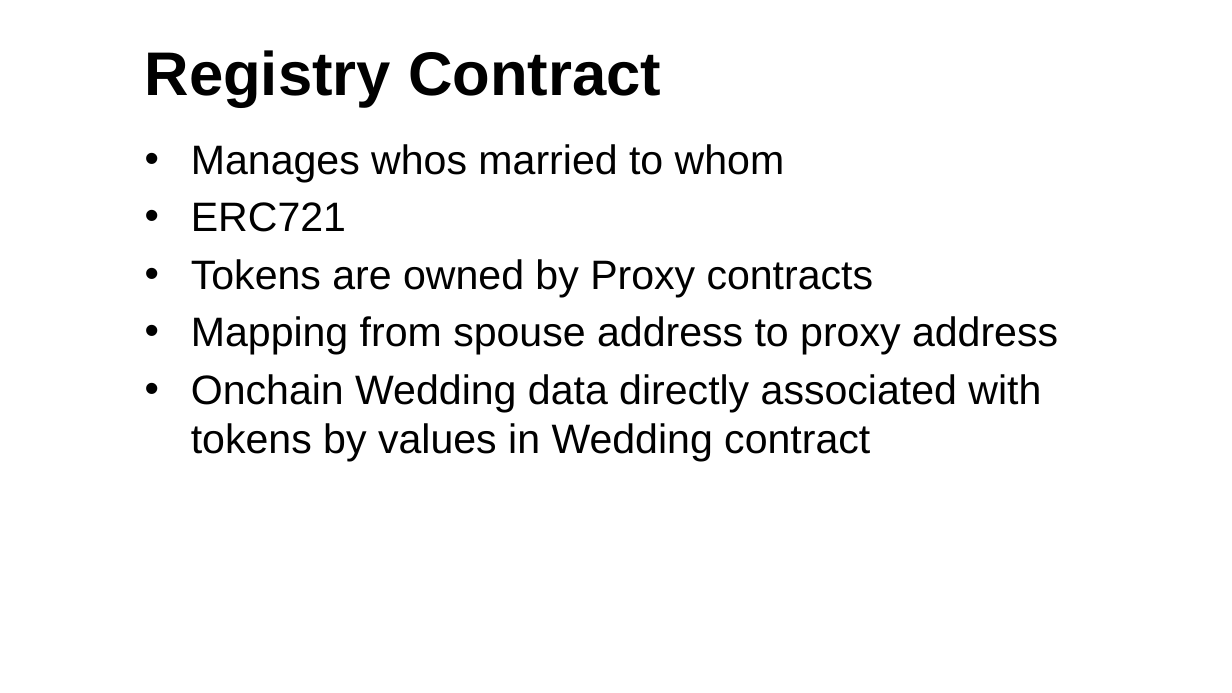
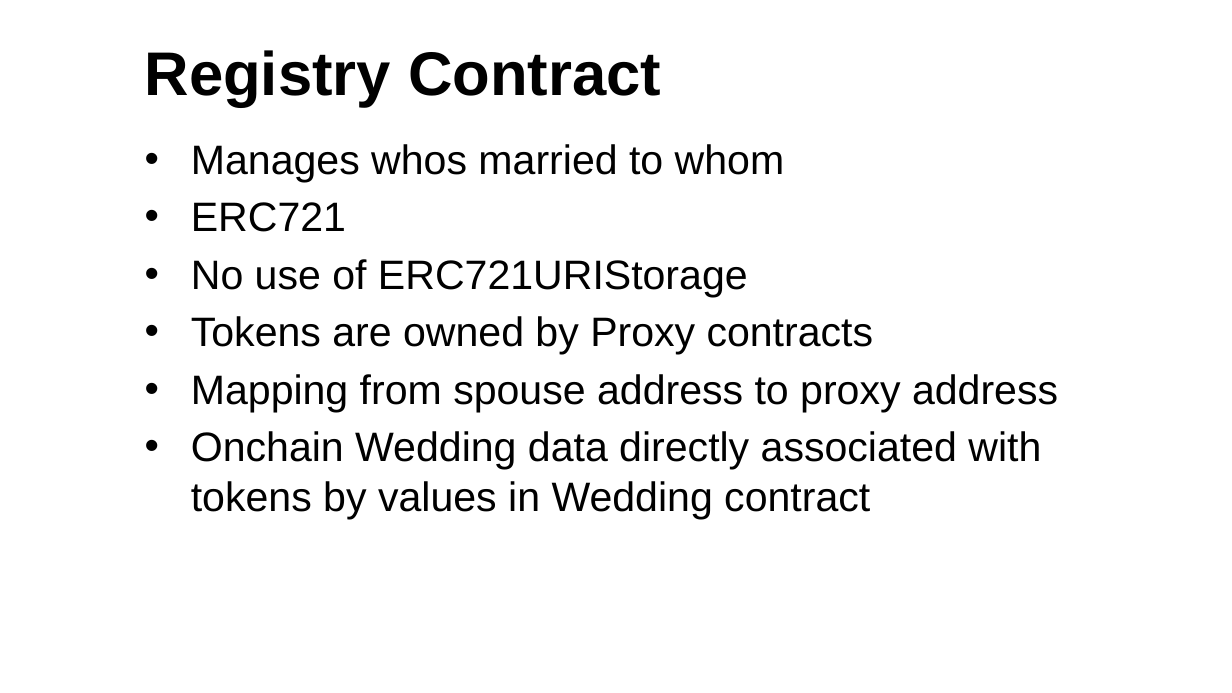
Before and after one commit to laDok8/TTM4195, a slide deck: slide 11 of docs/presentation/presentation.pptx. Drawn at 1232x693 pixels with LibreOffice and Linux fonts; fonts in the diff are those of the drawing; background and template pictures are left out. Boxes give left, top, right and bottom in pixels: in the first picture for what was removed or moved away, otherwise in the second. Text is boxed around its words. In the diff, an @@ line names an element or a change of style, - is before the commit and + after.

```diff
--- a/docs/presentation/presentation.pptx
+++ b/docs/presentation/presentation.pptx
@@ text at bbox=[191, 259, 748, 297]: paragraph added @@
+• No use of ERC721URIStorage
```
Also in this commit, not shown: 6 other slides changed, 8 slides added, 1 slide removed.
